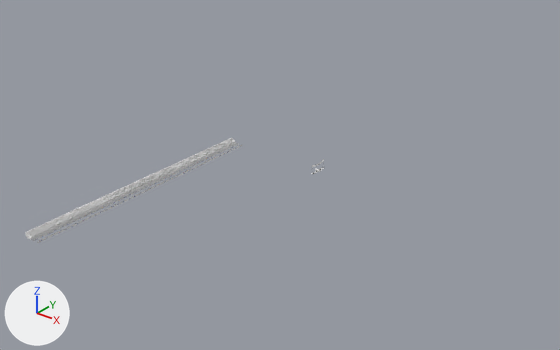
Two versions of the Blender file assets/Ambiente_CG.blend, one commit apart.
One viewpoint serves both versions: a 50 mm camera at (124.1, -173.5, 101.7) aimed at (-3.0, -14.6, 3.2). The axes (+X, +Y, +Z) are drawn at lower left. The lights are the same throughout.

Objects in the first picture: 'Arquibancada.002', 'Arquibancada.003'.
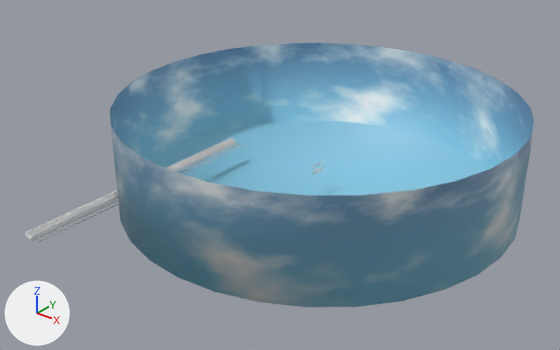
Commit message: nova implementacao skybox

Location of each change, (x1, y1, x2, y2) in pixels of the pictures (560 x 350 px):
'Cylinder', added (blue)
    after: (110, 43, 535, 307)

Patch to the scene script:
```diff
--- a/assets/Ambiente_CG.blend.py
+++ b/assets/Ambiente_CG.blend.py
@@ img_textura_ceu_png @@
+img_textura_ceu_png = load_image('textura_ceu.png', 'textura_ceu.png', 1024, 512, 'sRGB')
@@ mat_skybox @@
+mat_skybox = principled_material('skybox')
+mat_skybox.texture = img_textura_ceu_png
@@ me_cylinder @@
+me_cylinder.from_pydata(...)  # 64 vertices, 33 faces; spans x -60.0..60.0, y -60.0..60.0, z -7.5..22.5
+me_cylinder.polygons.foreach_set('use_smooth', [True] * 33)
+me_cylinder.materials.append(mat_skybox)  # picture img_textura_ceu_png
@@ ob_cylinder @@
+ob_cylinder = bpy.data.objects.new('Cylinder', me_cylinder)
+ob_cylinder.location = (0.0, 0.0, 0.0)
```
